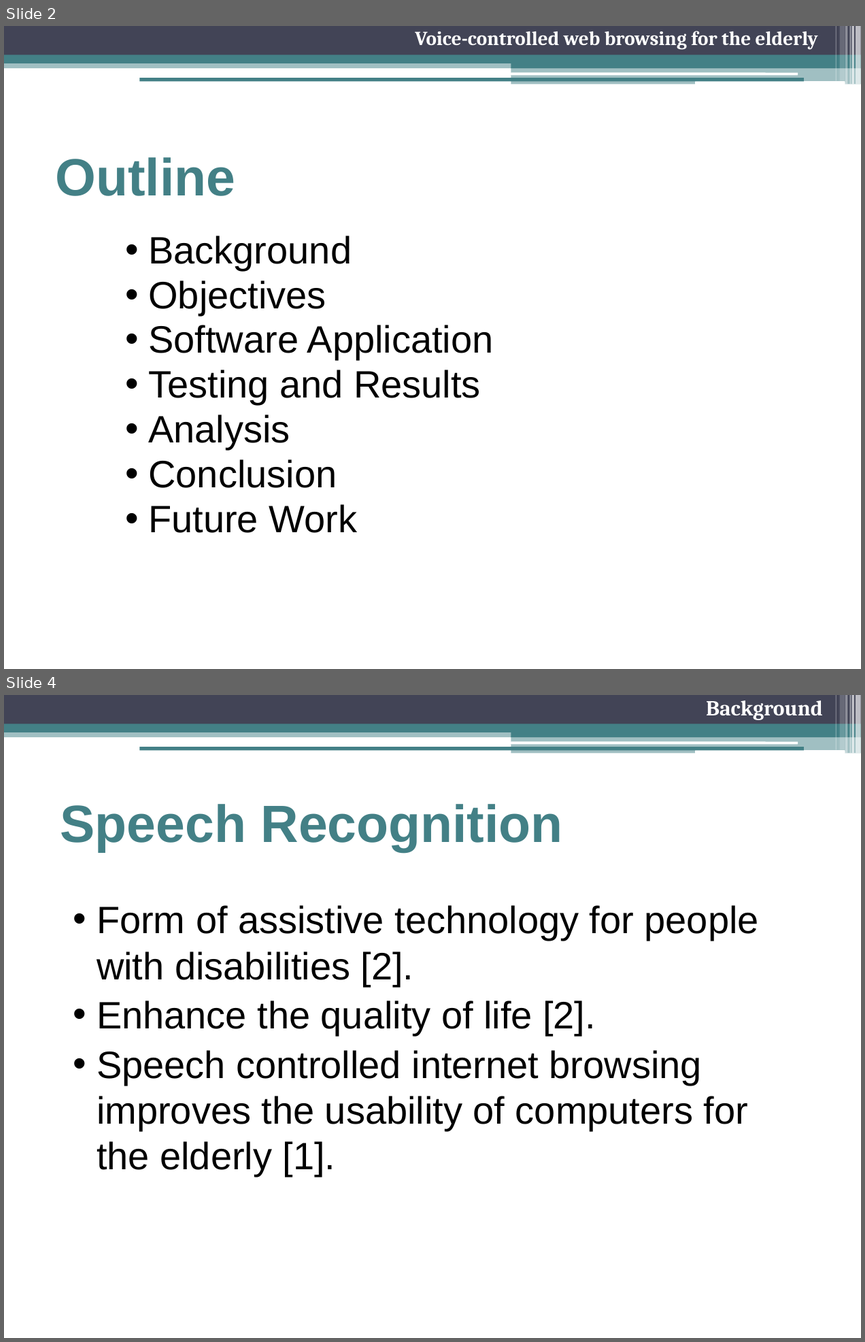
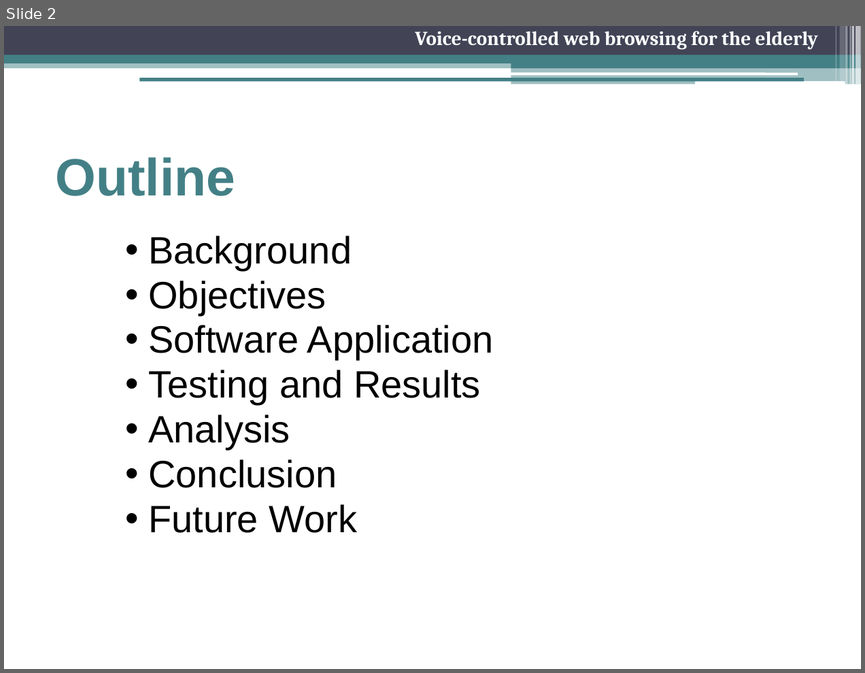
Before and after one commit to freecole/Lab-project, a slide deck: Presentation/Final Presentation.pptx. Shown one above the other, each under a label of ours: slides 2 and 4 before the commit, slide 2 after it; the slides between them are not shown. The pictures are 865x1342 and 865x673 pixels, drawn with LibreOffice and Linux fonts; fonts in the diff are those of the drawing. Boxes give left, top, right and bottom in pixels: in the first picture for what was removed or moved away, otherwise in the second. Text is boxed around its words. In the diff, an @@ line names an element or a change of style, - is before the commit and + after.

```diff
--- a/Presentation/Final Presentation.pptx
+++ b/Presentation/Final Presentation.pptx
@@ slide 4 removed at (4,695,861,1338), background #FFFFFF; not listed: 13 template elements that a slide beside it also shows @@
@@ text removed at (706,700,823,720) @@
-Background
@@ line removed from (139, 748) to (804, 748) @@
@@ title removed at (60,804,562,851) @@
-Speech Recognition
@@ text removed at (96,905,759,1176) @@
-  • Form of assistive technology for people with disabilities [2].
-  • Enhance the quality of life [2].
-  • Speech controlled internet browsing improves the usability of computers for the elderly [1].
```
Also in this commit, not shown: 14 slides changed, 11 slides added, 3 other slides removed.
